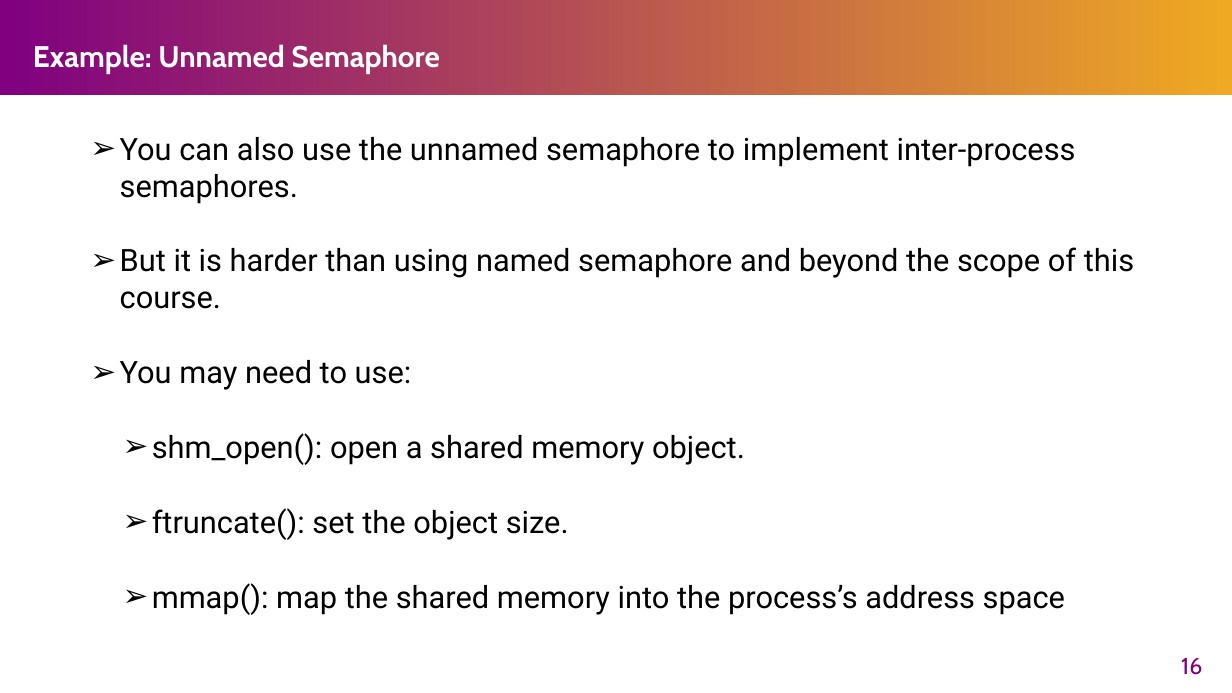
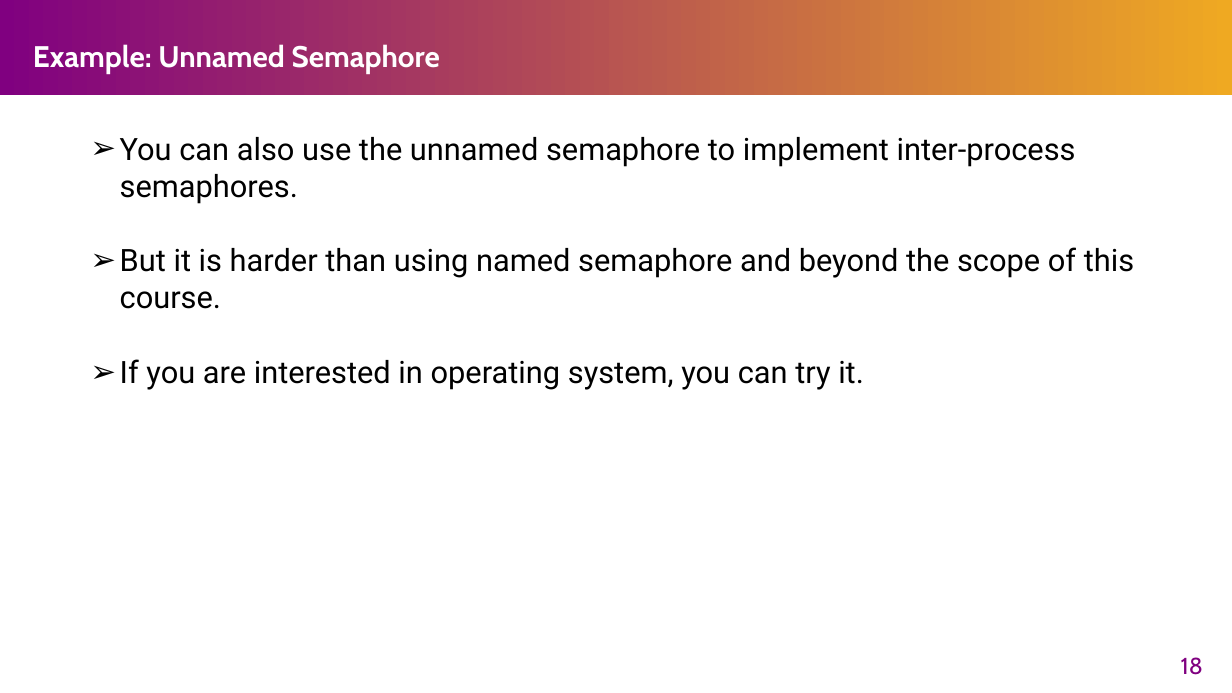
Before and after one commit to henryhxu/CSCI3150, a slide deck: slide 18 of tutorial/T06/tut06.pptx (slide 16 before the commit). Drawn at 1232x693 pixels with LibreOffice and Linux fonts; fonts in the diff are those of the drawing. Boxes give left, top, right and bottom in pixels: in the first picture for what was removed or moved away, otherwise in the second. Text is boxed around its words. In the diff, an @@ line names an element or a change of style, - is before the commit and + after.

```diff
--- a/tutorial/T06/tut06.pptx
+++ b/tutorial/T06/tut06.pptx
@@ text at bbox=[120, 359, 864, 390]: text changed @@
-➢ You may need to use:
-  ➢ shm_open(): open a shared memory object.
-  ➢ ftruncate(): set the object size.
-  ➢ mmap(): map the shared memory into the process’s address space
+➢ If you are interested in operating system, you can try it.
@@ page number at bbox=[1181, 657, 1203, 675]: text changed @@
-16
+18
```
Also in this commit, not shown: 12 other slides changed, 2 slides added, 2 other files.
